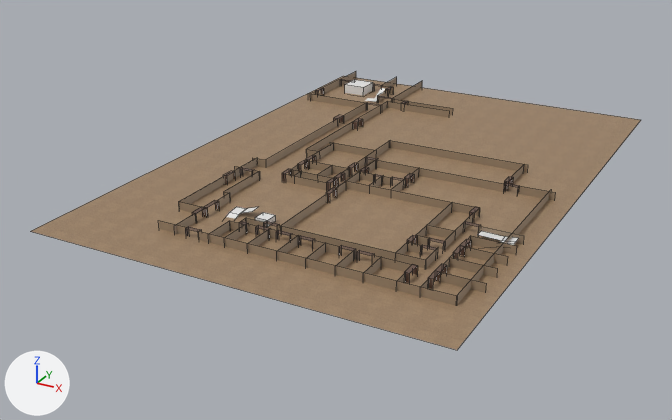
An edit to the Blender file assets/aligned_models/ground.blend, drawn before and after from the same camera.
Before and after are seen from a 50 mm camera at (42.1, -80.4, 41.2) aimed at (-7.4, 9.5, -3.8). The axes (+X, +Y, +Z) are drawn at lower left. The lights are the same throughout. The picture after the commit comes second. Mesh edges are drawn as thin lines on the coarser meshes.

Before the edit, the objects in view are built like this:
```python
mat_material_003 = principled_material('Material.003')
mat_material_003.texture = img_laminate_floor_02_diff_1k_jpg_001
me_cube_044 = bpy.data.meshes.new('Cube.044')
me_cube_044.from_pydata(...)  # 484 vertices, 85 faces; spans x -46.5..14.0, y -6.1..74.4, z -1.7..0.3
me_cube_044.materials.append(mat_material_002)
me_doors = bpy.data.meshes.new('Doors')
me_doors.from_pydata(...)  # 360 vertices, 135 faces; spans x -6.8..41.5, y -58.5..10.7, z -2.1..1.2
me_doors.materials.append(mat_material_001)
me_plane = bpy.data.meshes.new('Plane')
me_plane.from_pydata(...)  # 4 vertices, 1 face; spans x -0.56..0.03, y -1.0..1.0, z 0.0
me_plane.materials.append(mat_material_003)  # picture img_laminate_floor_02_diff_1k_jpg_001
ob_cube_017 = bpy.data.objects.new('Cube.017', me_doors)
ob_cube_017.location = (8.46, -4.42, 1.14)
ob_cube_017.scale = (-0.808, -0.808, -0.373)
ob_plane = bpy.data.objects.new('Plane', me_plane)
ob_plane.location = (17.6, 13.88, 0.93)
ob_plane.scale = (79.9, 33.6, 2.33)
ob_walls = bpy.data.objects.new('Walls', me_cube_044)
ob_walls.location = (7.75, -9.68, 1.58)
ob_walls.rotation_euler = (0.0, 0.0, -0.0486)  # degrees (0, 0, -2.8)
ob_walls.scale = (0.758, 0.758, 1.0)
```
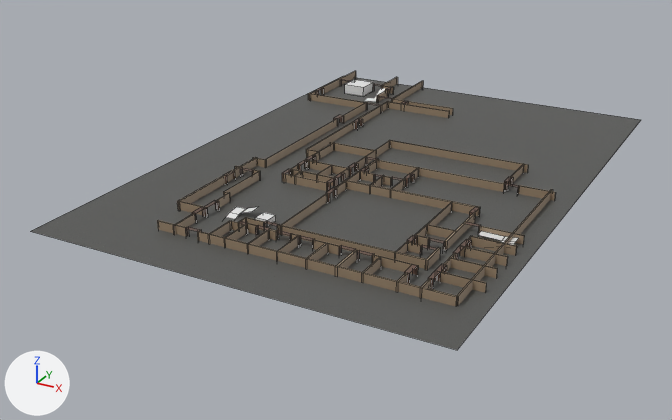
The change in detail:
Picture 'concrete_floor_worn_001_diff_1k.jpg' (img_concrete_floor_worn_001_diff_1k_jpg) is new.
Material 'Material.003' (mat_material_003) changes its picture from img_laminate_floor_02_diff_1k_jpg_001 to img_concrete_floor_worn_001_diff_1k_jpg.
me_cube_044 is used by ob_walls; location (7.75, -9.68, 1.58); rotation (0.0, 0.0, -0.0486), in degrees (0, 0, -2.8); scale (0.758, 0.758, 1.0).
me_cube_044 had 484 vertices, 85 faces and spanned x -46.5..14.0, y -6.1..74.4, z -1.7..0.3.
me_cube_044 now has 958 vertices, 641 faces and spans x -46.8..14.0, y -6.1..74.4, z -1.7..0.3.
me_cube_044 part 1: 474 vertices added at x -46.8..14.0, y -6.1..74.4, z -1.7..0.3.

Location of each change, [x1, y1, x2, y2] in pixels of the pictures (672 x 420 px):
'Plane', surface changed (brown to grey): [31, 76, 641, 350] in both
'Walls', reshaped: before [159, 71, 555, 306]; after [157, 71, 555, 306]
part 1 of me_cube_044, added: after [157, 71, 555, 306]
